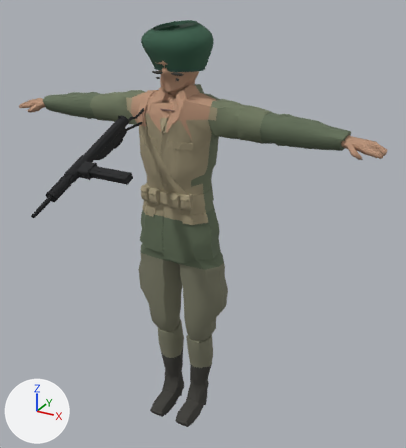
The glTF model assets/allied-soldiers/uk-commando-cc0-sten-v2.glb: old version first, new version second.
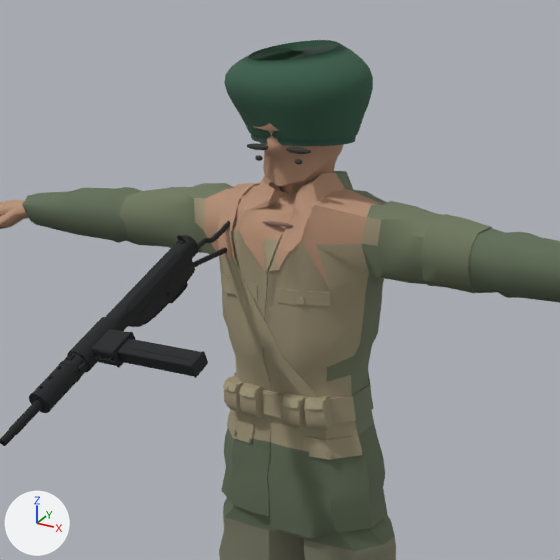
Old and new are each drawn whole from a 50 mm camera at (1.274, -2.055, 1.232) aimed at (0.282, -0.252, 0.33) and again close up on the part from 8% to 75% of the width and 0% to 61% of the height. The lights are fixed; the arrows at lower left show +X, +Y and +Z. The last two pictures show the newer version. Where no turn or scale is listed for an object, it has been applied to the vertices. Vertices at exactly the same position are counted once.
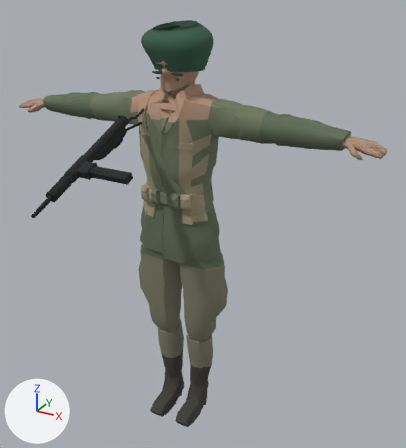
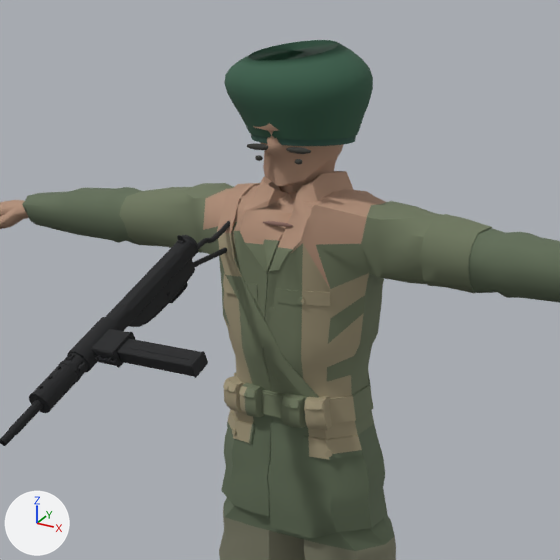
The change in detail:
me_mesh has 2501 vertices, 4818 faces and spans x -0.73..0.93, y -0.28..0.0, z -0.75..1.03.
me_mesh is used by ob_soldier_1; location (0.0, 0.0, 0.0).
Part 1, on me_mesh:
215 faces are deleted.
11 vertices move within x 0.02..0.22, y -0.25..-0.21, z 0.31..0.64.
8 new faces join them, mat_commando_cc0_human_skin (beige #b18f79).
45 new faces join them, mat_commando_british_brown_green_battledress (greyish green #6f795f).
11 new faces join them, mat_commando_shaded_khaki_coat (greyish green #616e57).
151 new faces join them, mat_commando_1937_pattern_khaki_webbing (beige #a09579).
me_mesh part 2: 6 faces spanning x -0.07..0.16, y -0.26..-0.17, z 0.67..0.76 switch from mat_commando_cc0_human_skin (beige #b89177) to mat_commando_british_brown_green_battledress (greyish green #6f795f).
me_mesh part 3: 8 faces spanning x -0.02..0.03, y -0.26..-0.23, z 0.69..0.74 switch from mat_commando_cc0_human_skin (beige #b89177) to mat_commando_1937_pattern_khaki_webbing (beige #a09579).
me_mesh part 4: 120 faces spanning x -0.08..0.28, y -0.1..0.0, z 0.7..0.85 switch from mat_commando_british_brown_green_battledress (greyish green #6f795f) to mat_commando_cc0_human_skin (beige #b18f79).
me_mesh part 5: 787 faces spanning x -0.11..0.31, y -0.26..-0.17, z 0.37..0.79 switch from mat_commando_1937_pattern_khaki_webbing (beige #a09579) to mat_commando_british_brown_green_battledress (greyish green #6f795f).
me_mesh part 6: 37 faces spanning x -0.06..0.17, y -0.23..-0.18, z 0.3..0.37 switch from mat_commando_1937_pattern_khaki_webbing (beige #a09579) to mat_commando_shaded_khaki_coat (greyish green #616e57).

Where the change shows, as pixel boxes [x1, y1, x2, y2] in the close-ups (560 x 560 px; the box of a moved part takes in the faces that stretch with it):
part 1 of me_mesh, moved or reshaped: [226, 216, 482, 460] in both
part 2 of me_mesh, recoloured: [203, 222, 293, 270] in both
part 3 of me_mesh, recoloured: [217, 231, 235, 258] in both
part 4 of me_mesh, recoloured (greyish green to beige): [334, 171, 386, 204] in both
part 5 of me_mesh, recoloured (beige to greyish green): [194, 198, 381, 428] in both
part 6 of me_mesh, recoloured (beige to greyish green): [227, 414, 309, 451] in both
